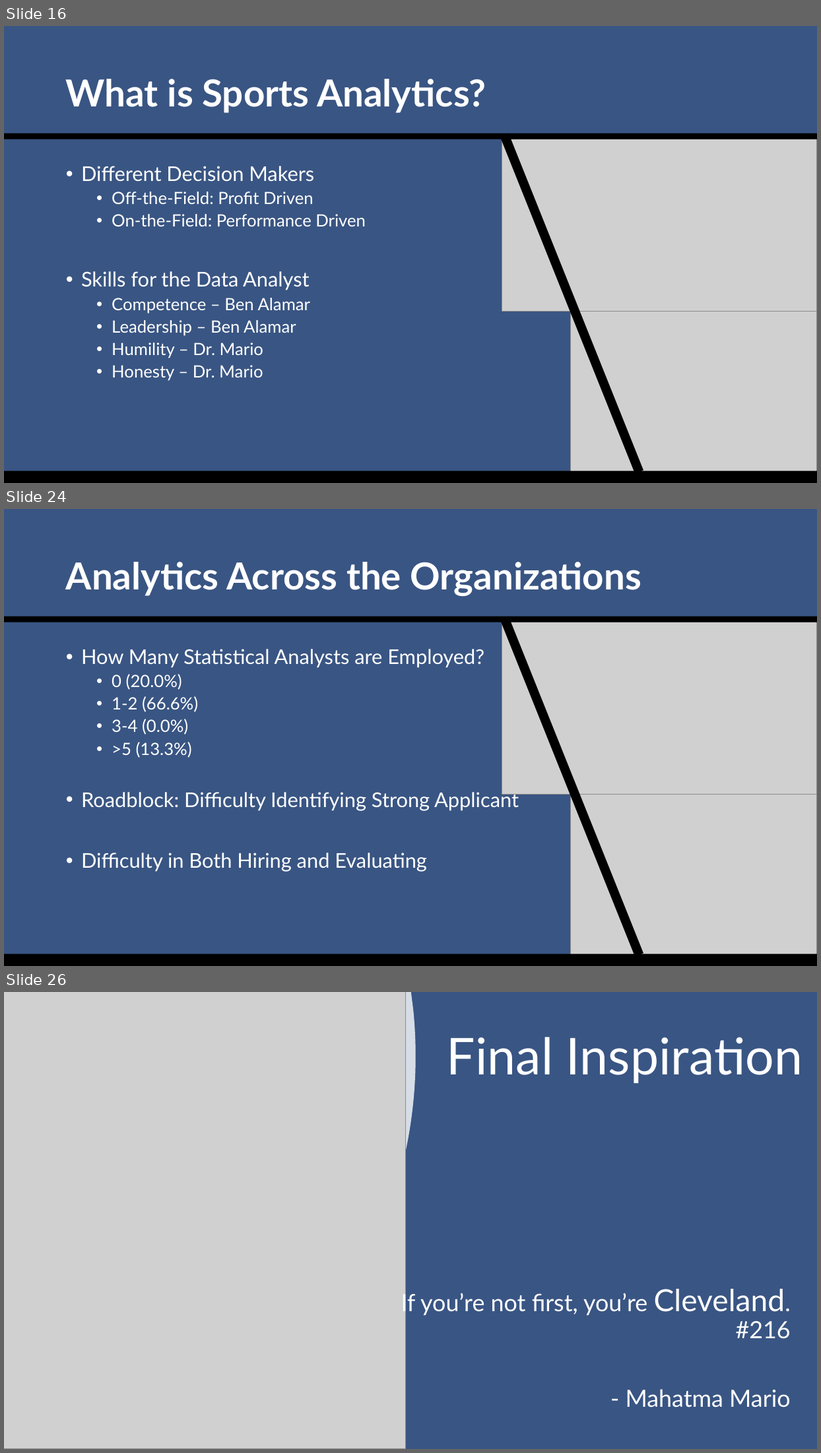
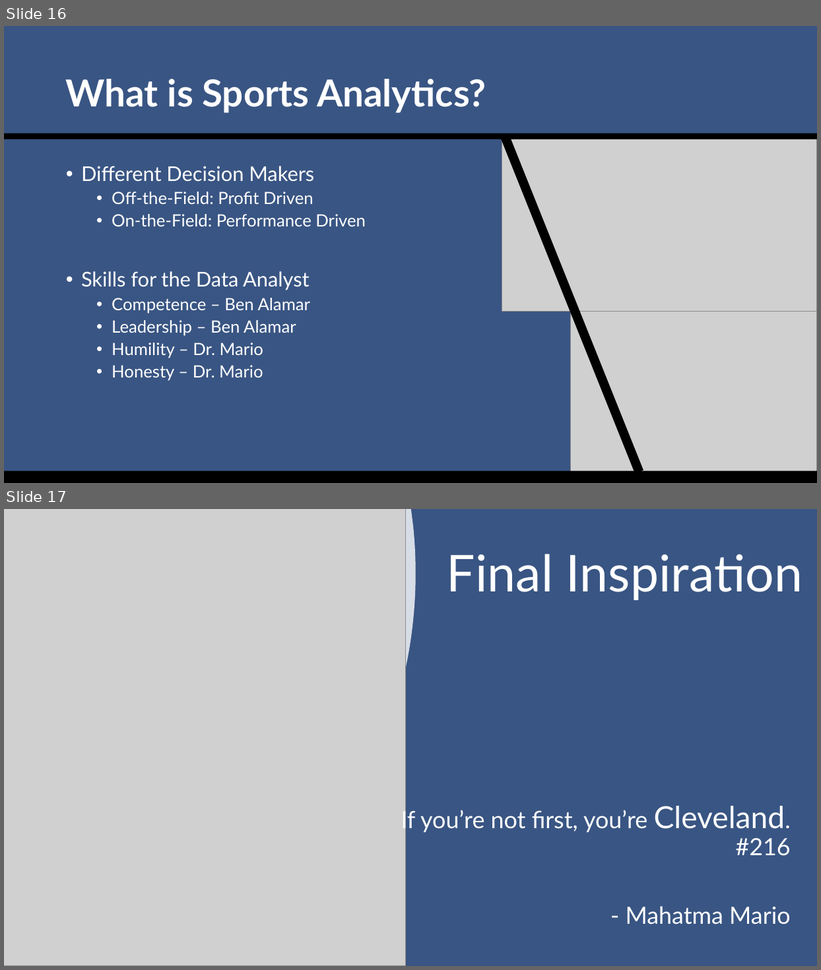
Before and after one commit to SuperMarioGiacomazzo/STOR390_WEBSITE, a slide deck: Slides/Sports Analytics 1/Sports_Analytics_1_Lecture.pptx. Shown one above the other, each under a label of ours: slides 16, 24 and 26 before the commit, slides 16 and 17 after it; the slides between them are not shown. The pictures are 821x1453 and 821x970 pixels, drawn with LibreOffice and Linux fonts; fonts in the diff are those of the drawing; grey boxes stand for pictures. Boxes give left, top, right and bottom in pixels: in the first picture for what was removed or moved away, otherwise in the second. Text is boxed around its words. In the diff, an @@ line names an element or a change of style, - is before the commit and + after.

```diff
--- a/Slides/Sports Analytics 1/Sports_Analytics_1_Lecture.pptx
+++ b/Slides/Sports Analytics 1/Sports_Analytics_1_Lecture.pptx
@@ slide 24 removed at [4, 509, 817, 966], background #395583 @@
@@ title removed at [66, 562, 642, 596] @@
-Analytics Across the Organizations
@@ rectangle removed at [4, 617, 817, 623] @@
@@ rectangle removed at [500, 617, 644, 957] @@
@@ picture removed at [502, 623, 817, 795] @@
@@ text removed at [81, 649, 519, 872] @@
-• How Many Statistical Analysts are Employed?
-  • 0 (20.0%)
-  • 1-2 (66.6%)
-  • 3-4 (0.0%)
-  • >5 (13.3%)
-• Roadblock: Difficulty Identifying Strong Applicant
-• Difficulty in Both Hiring and Evaluating
@@ picture removed at [571, 795, 817, 966] @@
@@ rectangle removed at [4, 955, 817, 966] @@
@@ what was slide 26 is now slide 17 @@
```
Also in this commit, not shown: 8 other slides removed, 12 other files.
